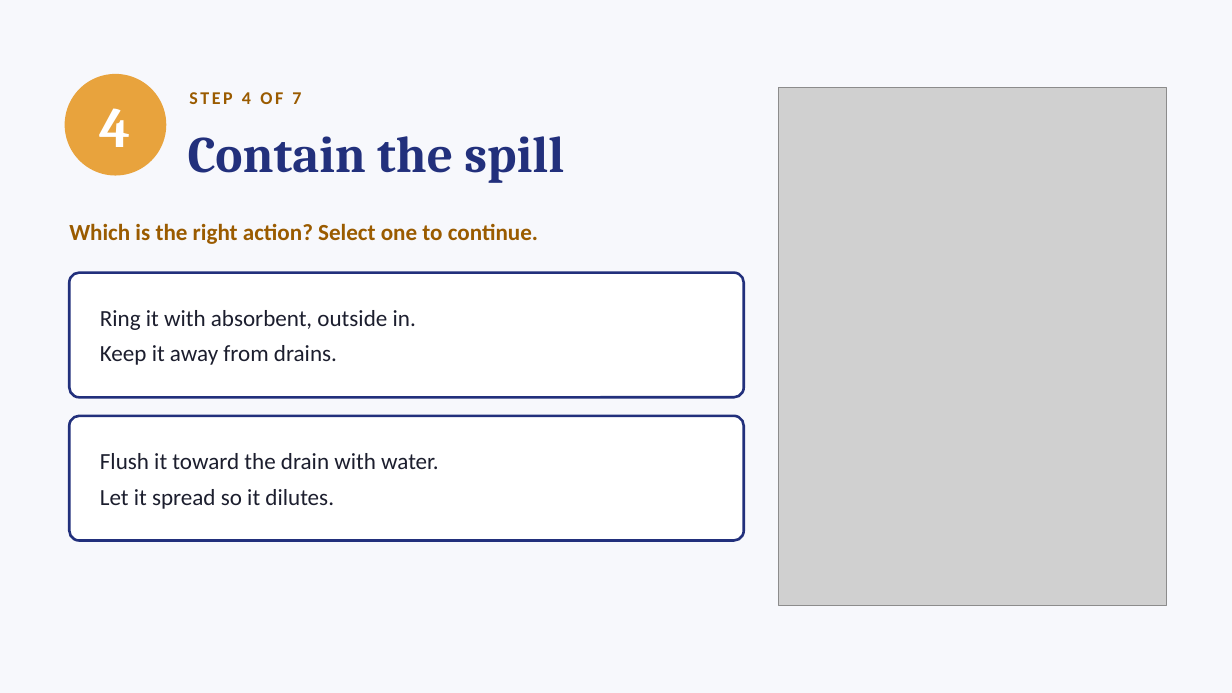
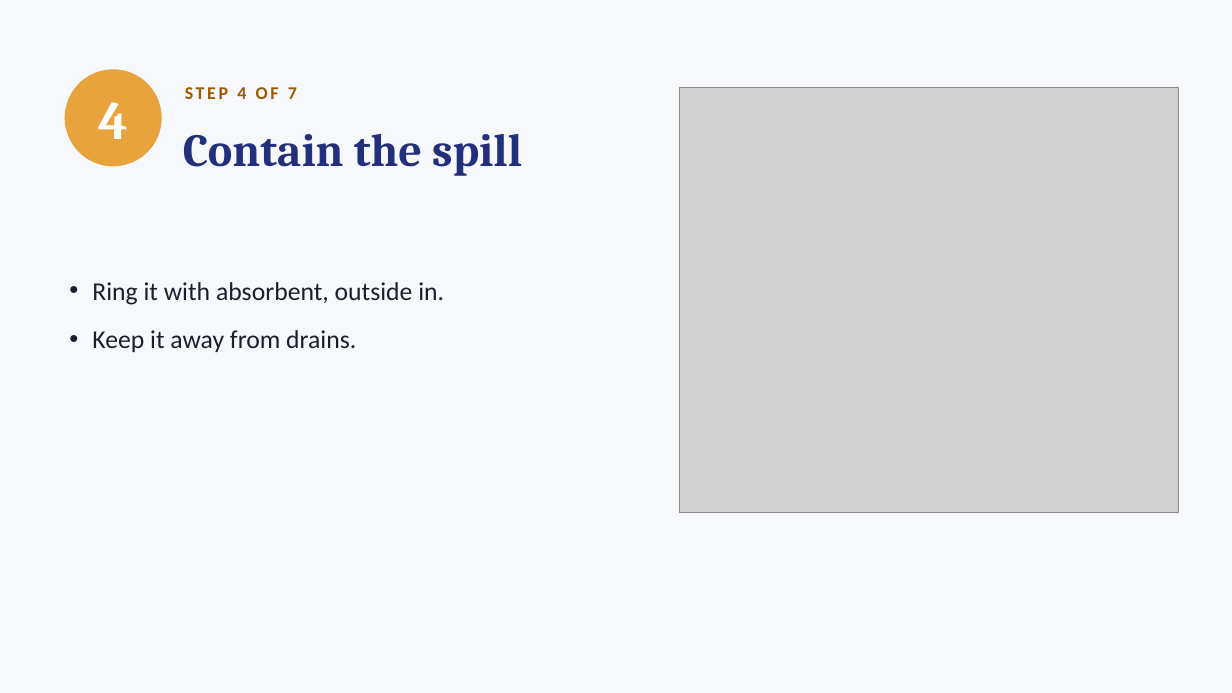
Before and after one commit to ProfeAnaEslavaEdTech/eLearningportfolio, a slide deck: slide 5 of assets/Spill-7-Steps-video.pptx. Drawn at 1232x693 pixels with LibreOffice and Linux fonts; fonts in the diff are those of the drawing; grey boxes stand for pictures. Boxes give left, top, right and bottom in pixels: in the first picture for what was removed or moved away, otherwise in the second. Text is boxed around its words. In the diff, an @@ line names an element or a change of style, - is before the commit and + after.

```diff
--- a/assets/Spill-7-Steps-video.pptx
+++ b/assets/Spill-7-Steps-video.pptx
@@ text "4" at (x1=98, y1=102, x2=128, y2=139): size 44 to 42 pt @@
@@ ellipse resized from (x1=65, y1=74, x2=166, y2=176) to (x1=65, y1=69, x2=162, y2=166) @@
@@ text "STEP 4 OF 7" moved from (x1=189, y1=92, x2=301, y2=104) to (x1=185, y1=87, x2=297, y2=99) @@
@@ picture resized from (x1=779, y1=88, x2=1167, y2=605) to (x1=679, y1=88, x2=1178, y2=513) @@
@@ text "Contain the spill" at (x1=183, y1=134, x2=522, y2=176): size 40 to 36 pt @@
@@ text "Ring it with absorbent, outside ..." moved from (x1=69, y1=273, x2=744, y2=397) to (x1=92, y1=282, x2=444, y2=352) @@
@@ text "Ring it with absorbent, outside ..." at (x1=92, y1=282, x2=444, y2=352): size 18 to 20 pt; bullet none to •; more space between paragraphs; fill #FFFFFF to none; outline #22307C 2 pt to none @@
@@ text removed at (x1=69, y1=223, x2=538, y2=244) @@
-Which is the right action? Select one to continue.
@@ rounded rectangle removed at (x1=69, y1=416, x2=744, y2=541) @@
-Flush it toward the drain with water.
-Let it spread so it dilutes.
```
Also in this commit, not shown: 8 other slides changed.
